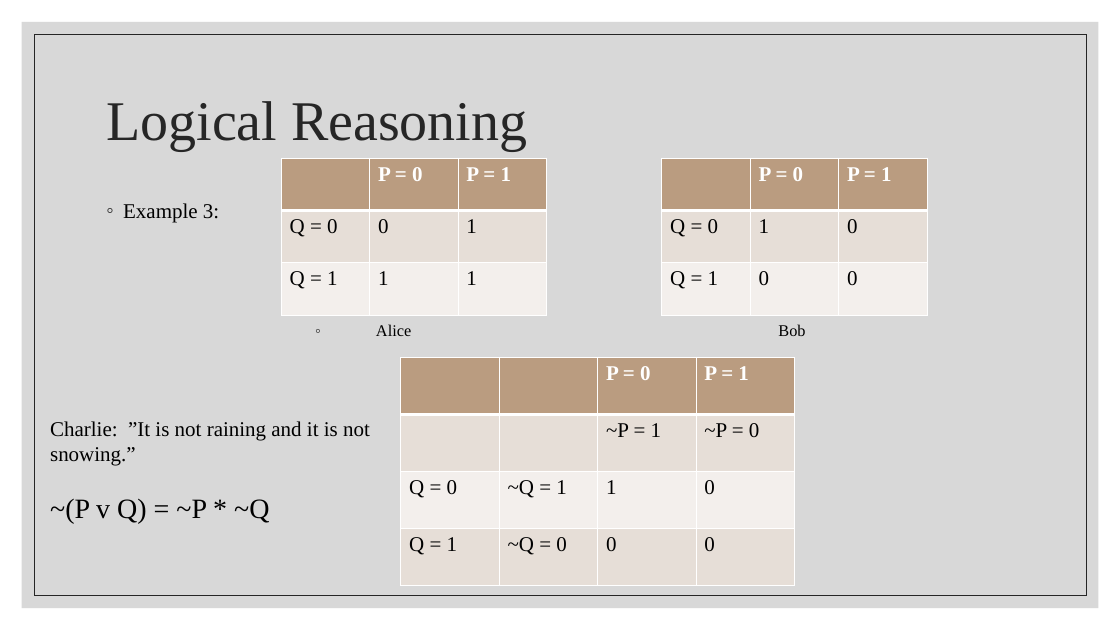
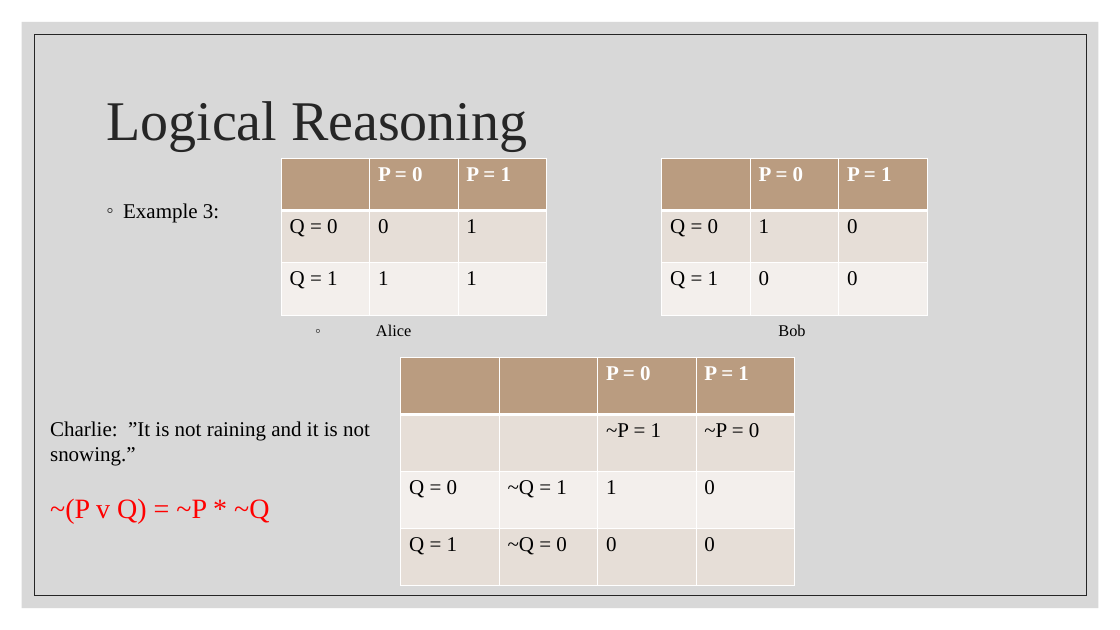
Before and after one commit to wutmeownow/phys441, a slide deck: slide 34 of JupyterNotebooks/LLS/Lecture3.pptx. Drawn at 1120x630 pixels with LibreOffice and Linux fonts; fonts in the diff are those of the drawing. Boxes give left, top, right and bottom in pixels: in the first picture for what was removed or moved away, otherwise in the second. Text is boxed around its words. In the diff, an @@ line names an element or a change of style, - is before the commit and + after.

Commit message:
Updates

```diff
--- a/JupyterNotebooks/LLS/Lecture3.pptx
+++ b/JupyterNotebooks/LLS/Lecture3.pptx
@@ text at <box>50,499,269,524</box>: text colour #000000 to #FF0000 in "~(P v Q) = ~P * ~Q" @@
```
Also in this commit, not shown: 1 slide added.
